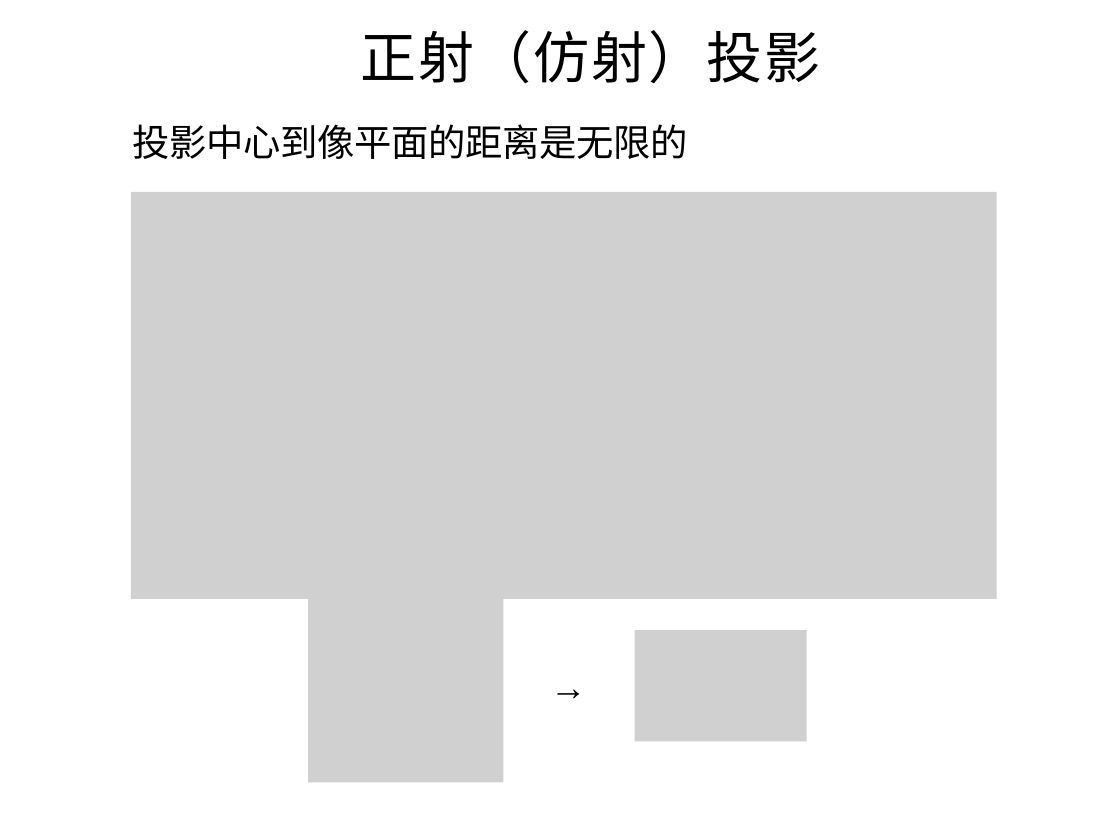
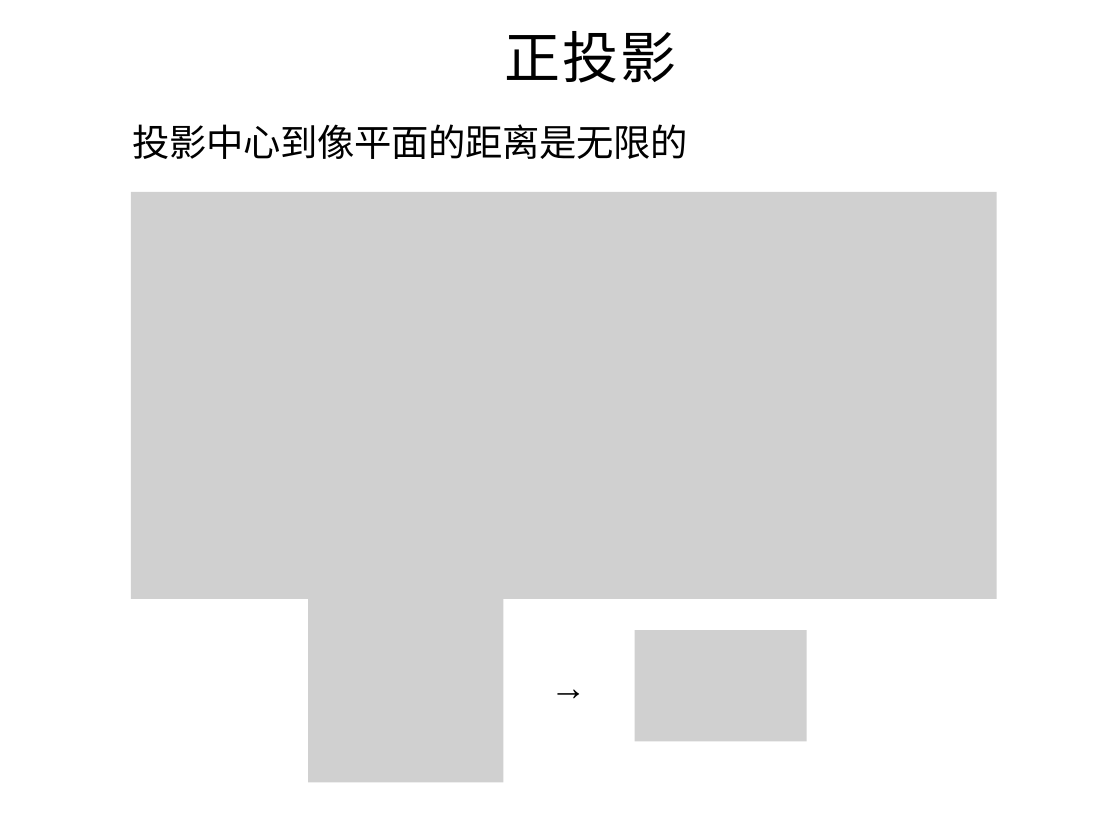
Before and after one commit to evenhax/translation_and_refining_for_cs231a, a slide deck: slide 12 of PPT231a_trans_and_refine/中文矫正版/lecture3_camera_calibration - 副本.pptx. Drawn at 1120x840 pixels with LibreOffice and Linux fonts; fonts in the diff are those of the drawing; grey boxes stand for pictures. Boxes give left, top, right and bottom in pixels: in the first picture for what was removed or moved away, otherwise in the second. Text is boxed around its words. In the diff, an @@ line names an element or a change of style, - is before the commit and + after.

```diff
--- a/PPT231a_trans_and_refine/中文矫正版/lecture3_camera_calibration - 副本.pptx
+++ b/PPT231a_trans_and_refine/中文矫正版/lecture3_camera_calibration - 副本.pptx
@@ title at [505, 31, 676, 83]: text changed @@
-正射（仿射）投影
+正投影
```
Also in this commit, not shown: 13 other slides changed, 3 other files.
